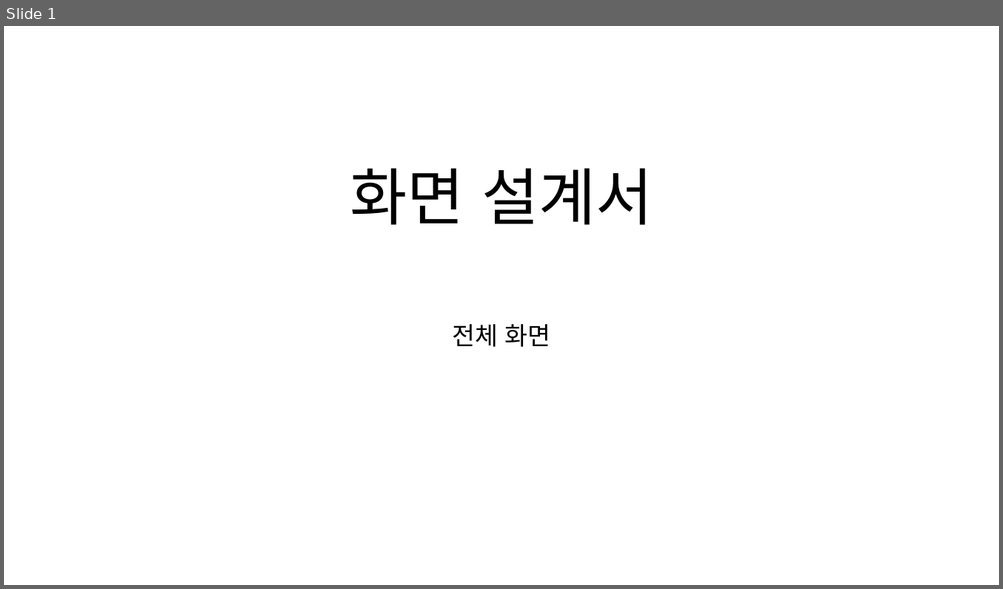
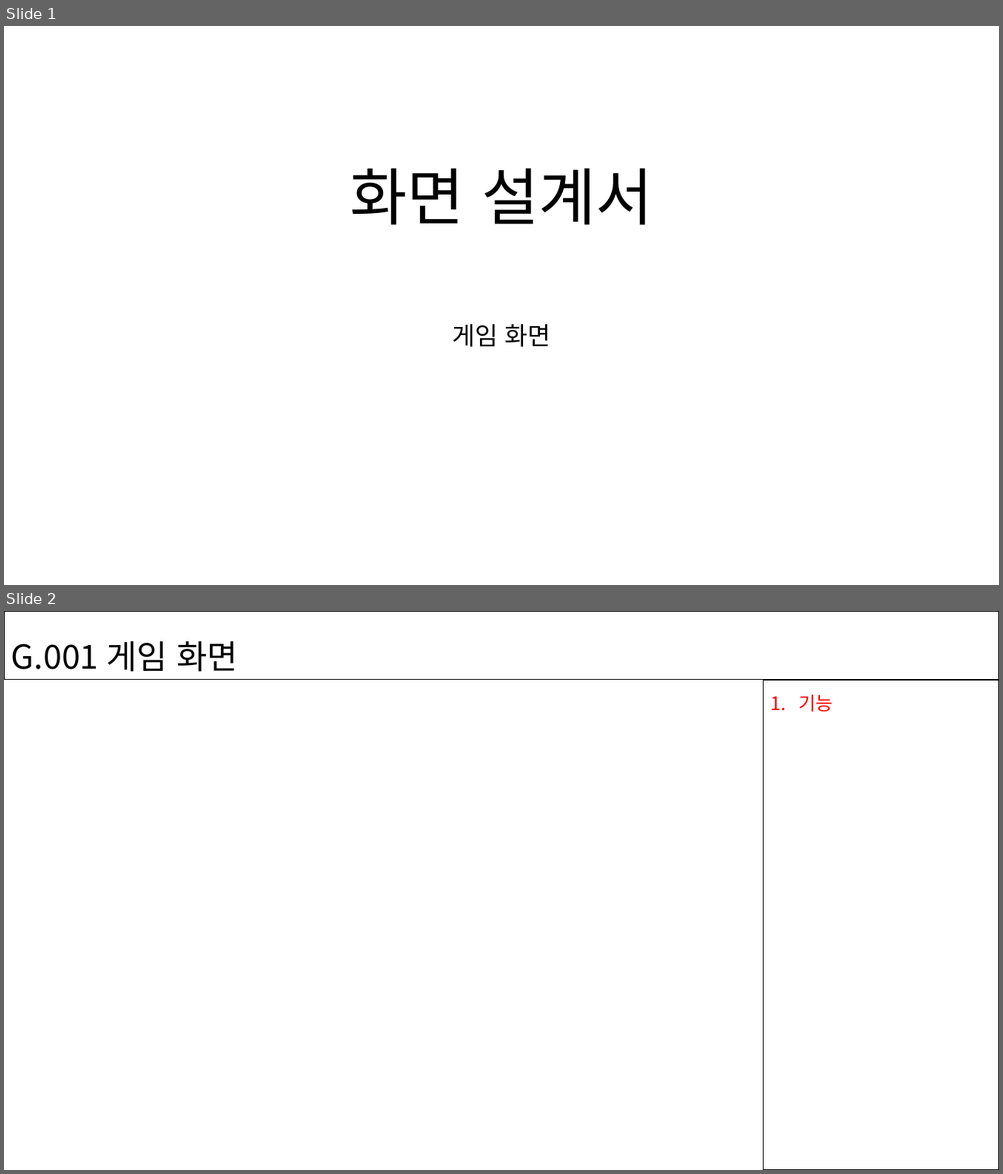
Before and after one commit to minwns11/WarDron, a slide deck: doc/게임화면(문혜원)/화면설계서_게임화면(문혜원).pptx. Shown one above the other, each under a label of ours: slide 1 before the commit, slides 1 and 2 after it. The pictures are 1003x589 and 1003x1174 pixels, drawn with LibreOffice and Linux fonts; fonts in the diff are those of the drawing. Boxes give left, top, right and bottom in pixels: in the first picture for what was removed or moved away, otherwise in the second. Text is boxed around its words. In the diff, an @@ line names an element or a change of style, - is before the commit and + after.

```diff
--- a/doc/게임화면(문혜원)/화면설계서_게임화면(문혜원).pptx
+++ b/doc/게임화면(문혜원)/화면설계서_게임화면(문혜원).pptx
@@ slide 2 added at box(4, 611, 999, 1170), background #FFFFFF @@
@@ rectangle added at box(4, 611, 999, 680), outline #000000 1 pt, 32 pt, text #000000 @@
+G.001 게임 화면
@@ rectangle added at box(762, 680, 999, 1170), outline #000000 1 pt @@
@@ text added at box(798, 695, 832, 712), 18 pt, text #FF0000 @@
+1. 기능
@@ slide 1 changed as well @@
@@ subtitle at box(452, 324, 551, 347): text changed @@
-전체 화면
+게임 화면
```
Also in this commit, not shown: 2 other slides changed, 1 other slide added, 1 slide removed, 6 other files.
